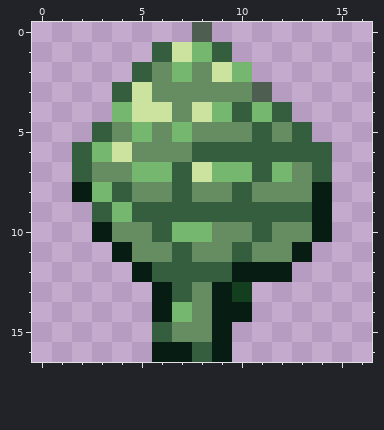
A pixel-art sprite gets an edit: www/images/artichoke2.png. That is the earlier state.
The file is 26x21 pixels. The old version is drawn lined up with the new one, on the new canvas.
The result:
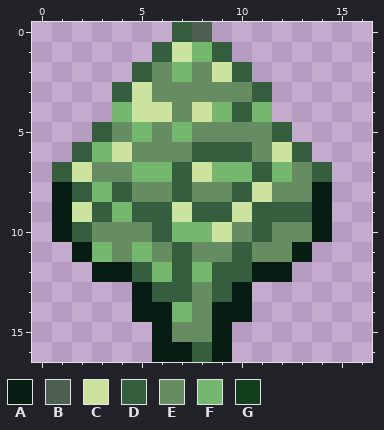
Palette (. is transparent): A #071d14  B #4e5f52  C #cbe39e  D #345e3e  E #668c62  F #75b76e  G #143f1f
The exact change:
canvas 26x21 -> 17x17, the old top-left corner now at -5,-2 (the part of the old canvas that was cut away was empty and is not shown)
@@ x 0..16 @@
- 0 ........B........
+ 0 .......DB........
  1 ......DCFD.......
- 2 .....DEFECF......
- 3 ....DCEEEEEB.....
- 4 ....FCCECFDFD....
- 5 ...DEFEFEEEDED...
- 6 ..DFCEEEDDDDDDD..
- 7 ..DEEFFDCFFDFED..
- 8 ..AFDEEDEEDEEEA..
- 9 ...DFDDDDDDDDDA..
-10 ...AEEDFFEEDEEA..
-11 ....AEEDEEDEEA...
-12 .....ADDDDAAA....
-13 ......ADEAG......
-14 ......AFEAA......
-15 ......DEEA.......
+ 2 .....DEFECD......
+ 3 ....DCEEEEED.....
+ 4 ....FCCECFDF.....
+ 5 ...DEFEFEEEED....
+ 6 ..DFCEEEDDDECD...
+ 7 .DCEEFFDCFFDFED..
+ 8 .ADFDEEDEEDCEEA..
+ 9 .ACDFDDCDDCDDDA..
+10 .ADEEEDFFCEDEEA..
+11 ..AFEFEDEEDEEA...
+12 ...AADFDFDDAA....
+13 .....ADDEDA......
+14 .....AAFEAA......
+15 ......AEEA.......
 16 ......AADA.......
Changed places in both pictures, as pixel boxes (x1, y1, x2, y2):
changed: (52, 22, 332, 342)
